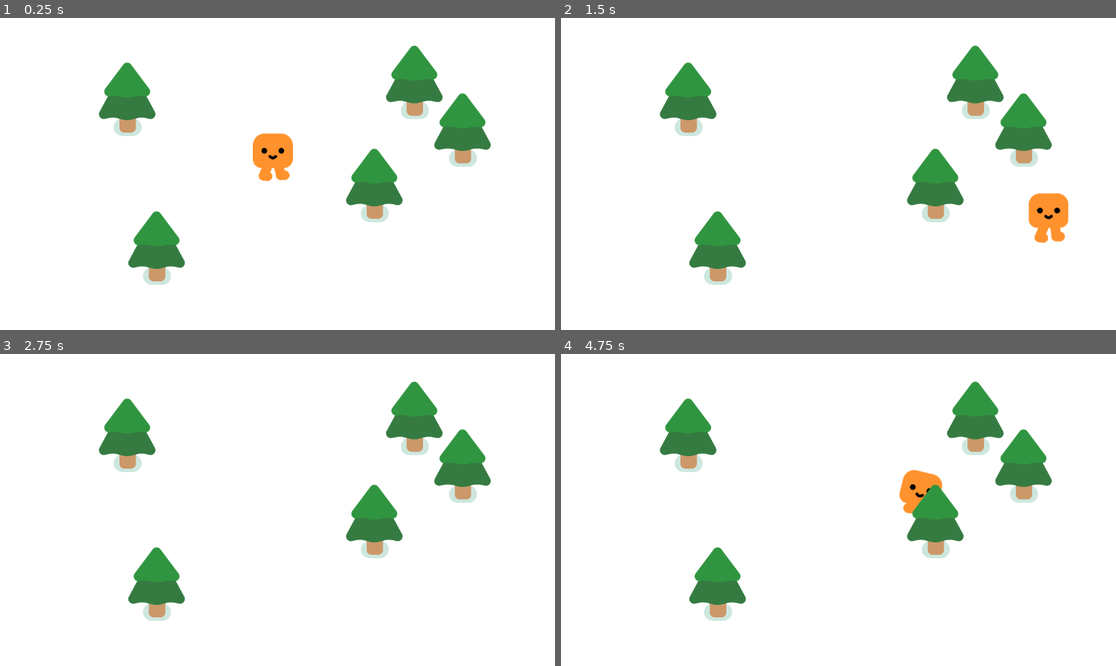
Above: before the commit, frames 1-4 (two rows, left to right).
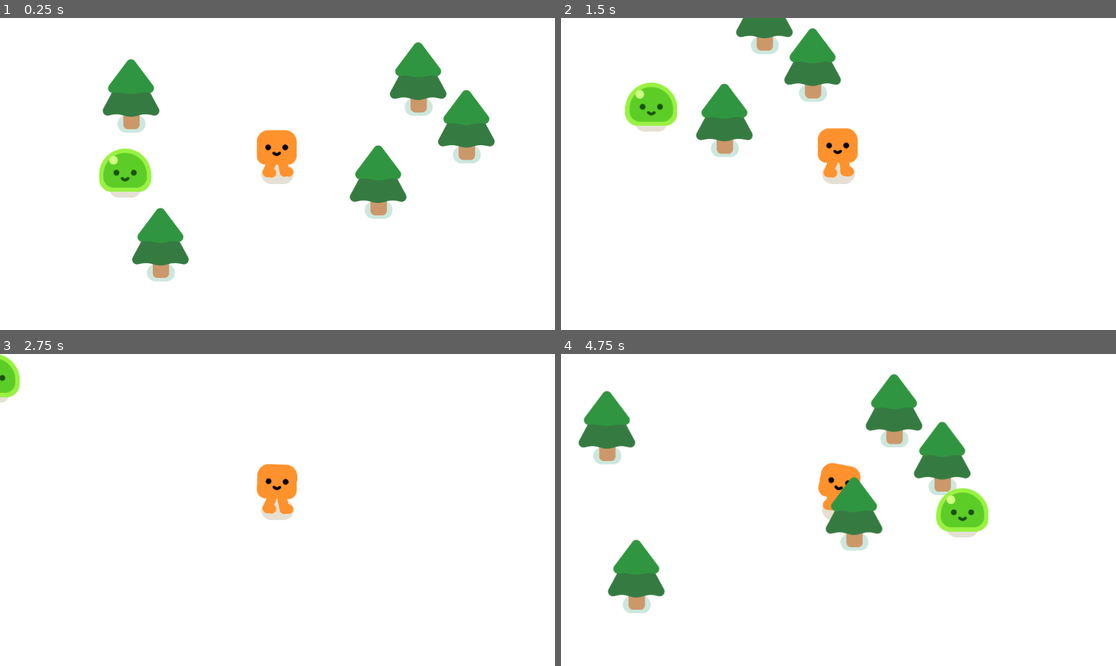
Above: after the commit, the same moments.

Repository: bengsiswantoh/godot-gdquest-vampire-survivor
Game: Godot game, scene res://game.tscn
The game is run twice, just before and just after one commit, with the same random seed, the same clock (stepped at 60 frames per second) and the same inputs.
Inputs:
- Up to frame 1 (0.25 s): no input
- Up to frame 2 (1.5 s): hold D (move_right) 0.53-1.28 s; hold S (move_down) from 1.28 s (still down)
- Up to frame 3 (2.75 s): release S (move_down) at 2.03 s; hold D (move_right) from 2.03 s (still down)
- Up to frame 4 (4.75 s): release D (move_right) at 2.78 s; hold W (move_up) 2.78-3.53 s; hold A (move_left) from 3.53 s (still down)

The runs differ from the first frame. In frame 1, 5.0% of the frame differs, in the area x 17-90%, y 7-86%; in frame 2, 14%; in frame 3, 8.9%; in frame 4, 17%, in the area x 3-89%, y 6-86%.

Commit message:
make background position static

Diff:
--- a/game.tscn
+++ b/game.tscn
@@ -1,17 +1,24 @@
-[gd_scene load_steps=3 format=3 uid="uid://cl2umr03encvp"]
+[gd_scene load_steps=4 format=3 uid="uid://cl2umr03encvp"]
 
 [ext_resource type="PackedScene" uid="uid://fxh2anvy13a4" path="res://player.tscn" id="1_d2uin"]
+[ext_resource type="PackedScene" uid="uid://dapgym1mchv0v" path="res://mob.tscn" id="2_7p6h6"]
 [ext_resource type="PackedScene" uid="uid://b048t2ifk02fa" path="res://pine_tree.tscn" id="2_j2ckh"]
 
 [node name="Game" type="Node2D"]
 y_sort_enabled = true
 
-[node name="ColorRect" type="ColorRect" parent="."]
+[node name="CanvasLayer" type="CanvasLayer" parent="."]
+layer = -30
+
+[node name="ColorRect" type="ColorRect" parent="CanvasLayer"]
 offset_right = 1152.0
 offset_bottom = 649.0
 
 [node name="Player" parent="." instance=ExtResource("1_d2uin")]
 position = Vector2(568, 331)
+
+[node name="Mob" parent="." instance=ExtResource("2_7p6h6")]
+position = Vector2(177, 366)
 
 [node name="PineTree" parent="." instance=ExtResource("2_j2ckh")]
 position = Vector2(265, 227)
--- /dev/null
+++ b/mob.gd
@@ -0,0 +1,9 @@
+extends CharacterBody2D
+
+@onready var player = get_node("/root/Game/Player")
+
+func _physics_process(delta):
+	var direction = global_position.direction_to(player.global_position)
+	velocity = direction * 300
+
+	move_and_slide()
--- /dev/null
+++ b/mob.tscn
@@ -0,0 +1,16 @@
+[gd_scene load_steps=4 format=3 uid="uid://dapgym1mchv0v"]
+
+[ext_resource type="PackedScene" uid="uid://ogik4s70pgwl" path="res://characters/slime/slime.tscn" id="1_gp4ls"]
+[ext_resource type="Script" path="res://mob.gd" id="1_vvx83"]
+
+[sub_resource type="CircleShape2D" id="CircleShape2D_uv4aj"]
+radius = 50.0
+
+[node name="Mob" type="CharacterBody2D"]
+script = ExtResource("1_vvx83")
+
+[node name="Slime" parent="." instance=ExtResource("1_gp4ls")]
+
+[node name="CollisionShape2D" type="CollisionShape2D" parent="."]
+position = Vector2(0, -30)
+shape = SubResource("CircleShape2D_uv4aj")
--- a/player.tscn
+++ b/player.tscn
@@ -14,3 +14,5 @@
 
 [node name="CollisionShape2D" type="CollisionShape2D" parent="."]
 shape = SubResource("CircleShape2D_gpv87")
+
+[node name="Camera2D" type="Camera2D" parent="."]
